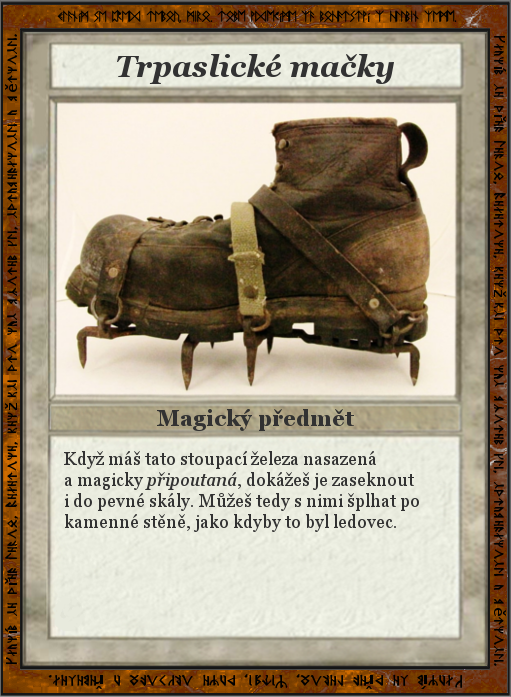
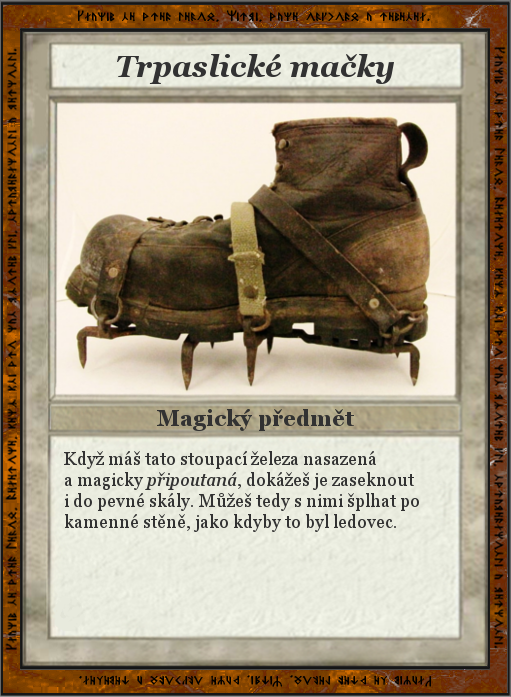
Layered file, before and after one edit (w=511, h=697). Changes by layer:
painted on "Dwarven Rune Frame" over [5, 8, 506, 689]
